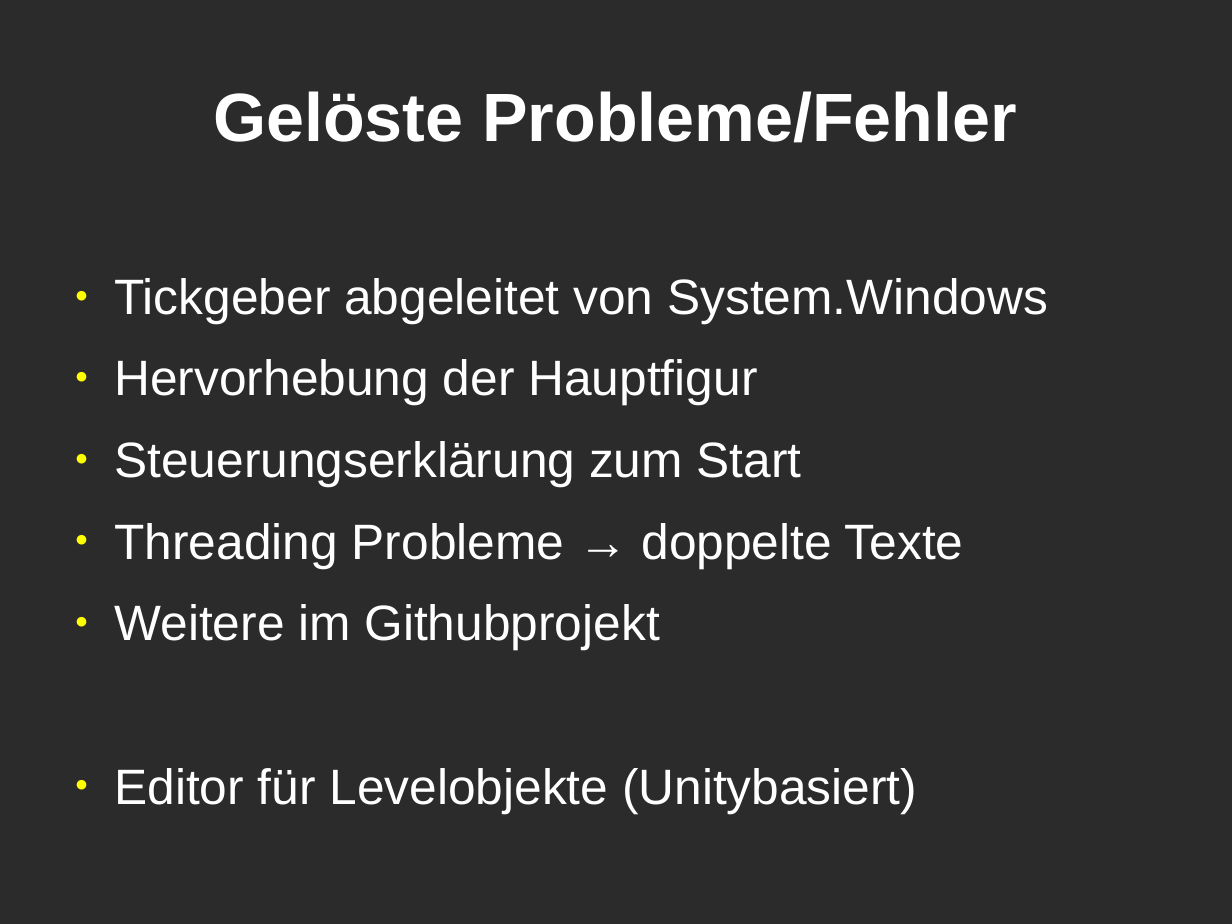
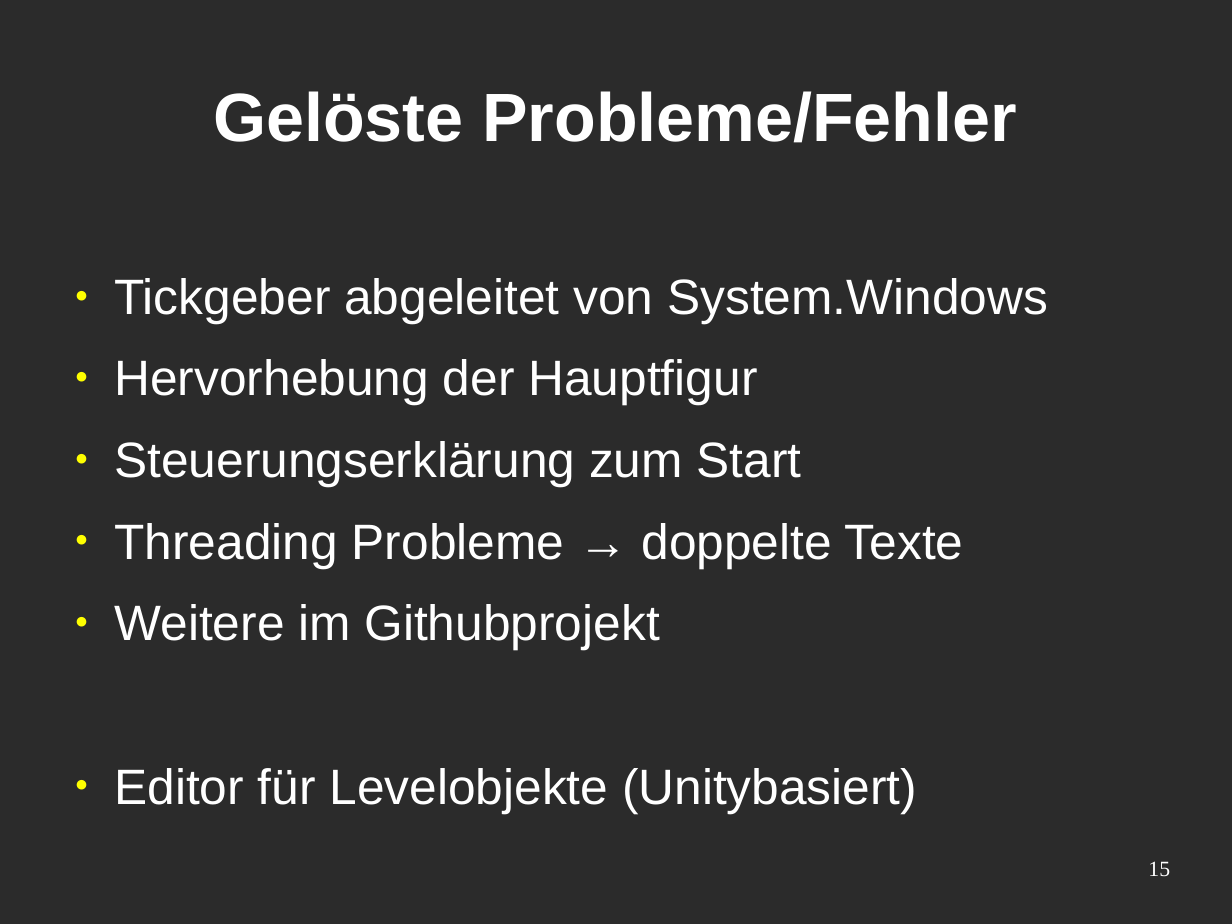
Before and after one commit to holycrab13/TactileGame, a slide deck: slide 15 of präsentation.odp. Drawn at 1232x924 pixels with LibreOffice and Linux fonts; fonts in the diff are those of the drawing; background and template pictures are left out; a plain dark background stands for a picture behind light text. Boxes give left, top, right and bottom in pixels: in the first picture for what was removed or moved away, otherwise in the second. Text is boxed around its words. In the diff, an @@ line names an element or a change of style, - is before the commit and + after.

```diff
--- a/präsentation.odp
+++ b/präsentation.odp
@@ page number added at (1148, 861, 1170, 877), 14 pt, text #FFFFFF @@
+15
```
Also in this commit, not shown: 16 other slides changed, 1 other file.
